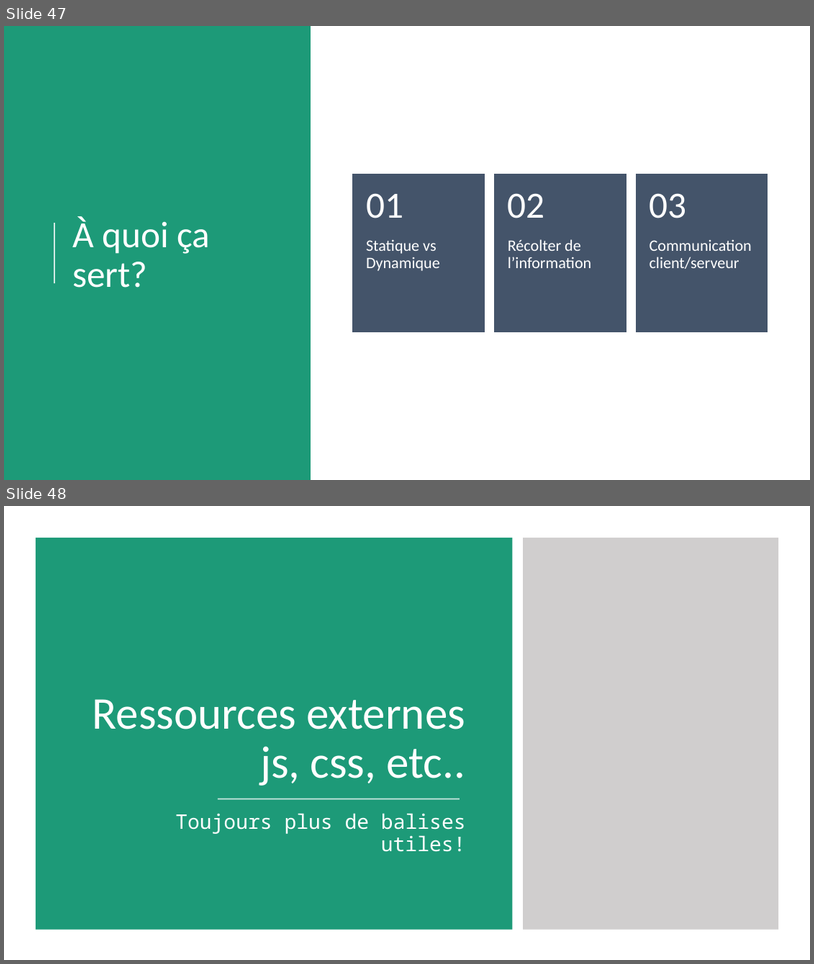
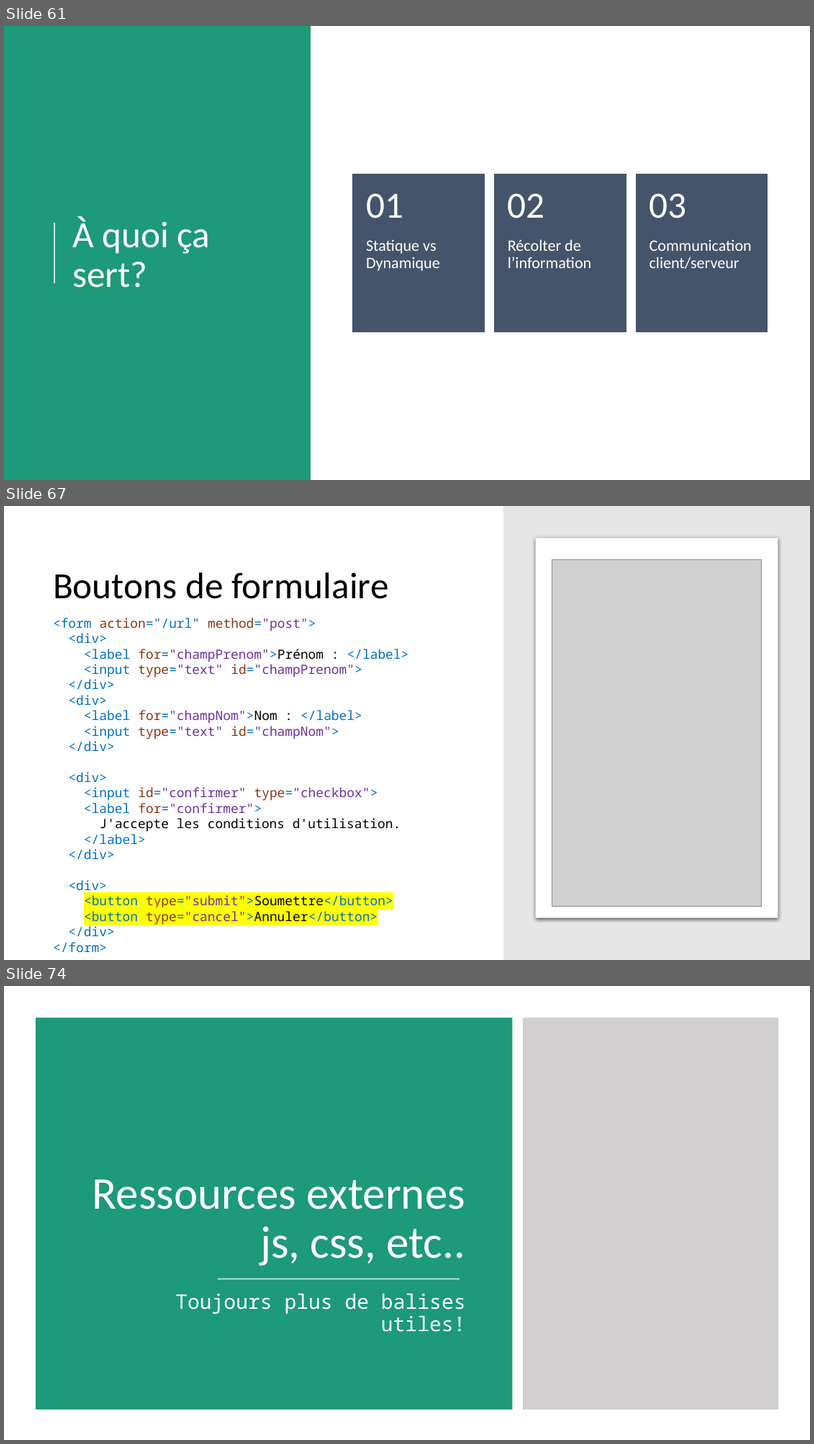
Before and after one commit to fragmatyc/SAAQ, a slide deck: HTML/1. Présentation/Cours HTML - v1.0.pptx. Shown one above the other, each under a label of ours: slides 47 and 48 before the commit, slides 61, 67 and 74 after it; the slides between them are not shown. The pictures are 814x964 and 814x1444 pixels, drawn with LibreOffice and Linux fonts; fonts in the diff are those of the drawing; grey boxes stand for pictures. Boxes give left, top, right and bottom in pixels: in the first picture for what was removed or moved away, otherwise in the second. Text is boxed around its words. In the diff, an @@ line names an element or a change of style, - is before the commit and + after.

```diff
--- a/HTML/1. Présentation/Cours HTML - v1.0.pptx
+++ b/HTML/1. Présentation/Cours HTML - v1.0.pptx
@@ slide 67 added at (x1=4, y1=506, x2=810, y2=960), background #FFFFFF @@
@@ rectangle added at (x1=504, y1=506, x2=810, y2=960), fill #E7E6E6 @@
@@ rounded rectangle added at (x1=536, y1=538, x2=778, y2=918), fill #FFFFFF @@
@@ picture added at (x1=553, y1=560, x2=762, y2=906) @@
@@ title added at (x1=53, y1=572, x2=388, y2=599), 44 pt, text #000000 @@
+Boutons de formulaire
@@ text added at (x1=53, y1=618, x2=409, y2=952), 15.3 pt, text #0070C0 @@
+<form action="/url" method="post">
+<div>
+<label for="champPrenom">Prénom : </label>
+<input type="text" id="champPrenom">
+</div>
+<div>
+<label for="champNom">Nom : </label>
+<input type="text" id="champNom">
+</div>
+<div>
+<input id="confirmer" type="checkbox">
+<label for="confirmer">
+J'accepte les conditions d'utilisation.
+</label>
+</div>
+<div>
+<button type="submit">Soumettre</button>
+<button type="cancel">Annuler</button>
+</div>
+</form>
@@ what was slide 47 is now slide 61 @@
@@ what was slide 48 is now slide 74 @@
```
Also in this commit, not shown: 2 slides changed, 32 other slides added, 2 slides removed.
